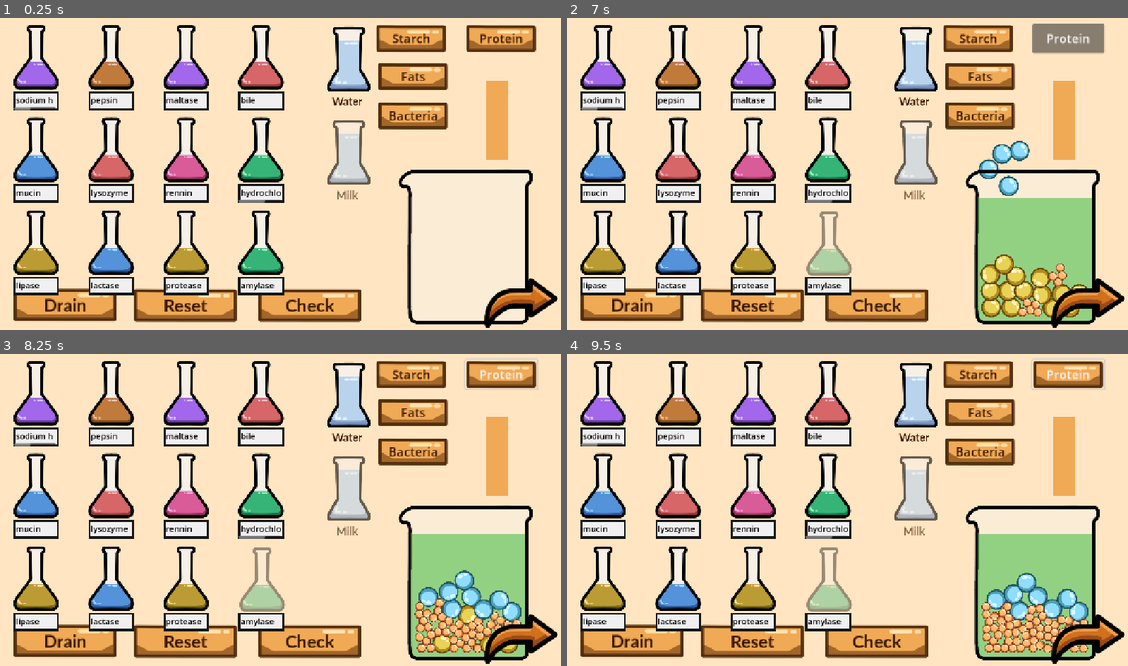
Above: before the commit, frames 1-4 (two rows, left to right).
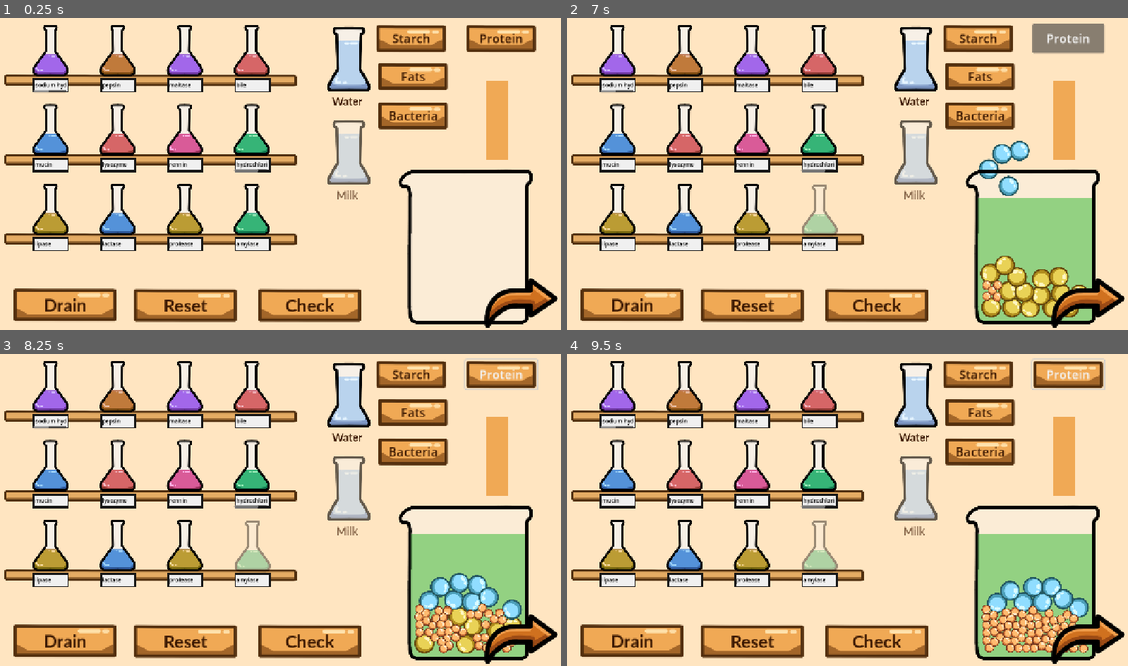
Above: after the commit, the same moments.

Repository: Fae-aof/Digestion-Junction
Game: Godot game, scene res://Digestion Track/track_level.tscn
The game is run twice, just before and just after one commit, with the same random seed, the same clock (stepped at 60 frames per second) and the same inputs. This scene is started directly instead of the project's main scene.
Inputs (mouse positions are in pixels of both pictures, inside the frame that each line leads up to):
- Up to frame 1 (0.25 s): no input
- Up to frame 2 (7 s): click "Drain" at 0.5 s; click (1066, 120) at 1.25 s; click "Starch" at 2 s; tap Enter at 2.75 s; move the mouse to (970, 155) at 2.77 s; hold Right 2.78-3.53 s; tap Alt at 2.85, 4.35, 5.85 s; click (970, 155) at 2.92 s; move the mouse to (735, 186) at 3.52 s; hold Down 3.53-4.28 s; tap Shift at 3.6, 5.1 s; move the mouse to (903, 102) at 4.27 s; hold Right 4.28-5.03 s; move the mouse to (819, 233) at 5.02 s; hold Up 5.03-5.78 s; click (819, 233) at 5.17 s; move the mouse to (1015, 217) at 5.77 s; hold Left 5.78-6.5 s; click "Protein" at 6.5 s
- Up to frame 3 (8.25 s): move the mouse to (106, 460) at 7.27 s; hold Left 7.28-8.03 s; tap Shift at 7.35 s; move the mouse to (308, 506) at 8.02 s; hold Down from 8.03 s (still down); tap Alt at 8.1 s; click (308, 506) at 8.17 s
- Up to frame 4 (9.5 s): move the mouse to (763, 428) at 8.77 s; release Down at 8.78 s; hold Right from 8.78 s (still down); tap Shift at 8.85 s

The runs differ from the first frame. In frame 1, 23% of the frame differs, in the area x 0-53%, y 2-89%; in frame 2, 24%; in frame 3, 26%, in the area x 0-94%, y 2-96%; in frame 4, 26%.

Commit message:
Added shelves, improving digestive track
- Added shelves for flasks to sit on
- Drew lineart for the digestive track
- Changed molecules to smaller ones
- Made collision shape for track

Diff:
--- /dev/null
+++ b/digestion-junction/Digestion Track/Resources/small_mol_list.tres
@@ -0,0 +1,11 @@
+[gd_resource type="Resource" script_class="molecule_List" format=3 uid="uid://boticvbrbrxsk"]
+
+[ext_resource type="PackedScene" uid="uid://d2a7eqi5tg1lh" path="res://Digestion Track/Track Molecule.tscn" id="1_qu28g"]
+[ext_resource type="Script" uid="uid://d1agw78g2qkh1" path="res://Digestion Track/Resources/Molecule List.gd" id="7_w86er"]
+
+[resource]
+script = ExtResource("7_w86er")
+molecule_dict = Dictionary[PackedScene, int]({
+ExtResource("1_qu28g"): 14
+})
+metadata/_custom_type_script = "uid://d1agw78g2qkh1"
--- /dev/null
+++ b/digestion-junction/Digestion Track/Track Molecule.tscn
@@ -0,0 +1,33 @@
+[gd_scene format=3 uid="uid://d2a7eqi5tg1lh"]
+
+[ext_resource type="Texture2D" uid="uid://dj21tvj7oexi1" path="res://Sprites/Molecules/mol_maltose.png" id="1_4x71t"]
+[ext_resource type="Script" uid="uid://dawbk2qxlgih2" path="res://Nutrients/Nutrient.gd" id="1_ttyus"]
+
+[sub_resource type="SpriteFrames" id="SpriteFrames_1vivr"]
+animations = [{
+"frames": [{
+"duration": 1.0,
+"texture": ExtResource("1_4x71t")
+}],
+"loop": 1,
+"name": &"Molecule",
+"speed": 5.0
+}]
+
+[sub_resource type="CircleShape2D" id="CircleShape2D_1vivr"]
+radius = 39.22323
+
+[node name="TrackMolecule" type="RigidBody2D" unique_id=246993542]
+mass = 22.335
+gravity_scale = 0.93
+freeze_mode = 1
+script = ExtResource("1_ttyus")
+
+[node name="AnimatedSprite2D" type="AnimatedSprite2D" parent="." unique_id=644171979]
+scale = Vector2(0.13, 0.13)
+sprite_frames = SubResource("SpriteFrames_1vivr")
+animation = &"Molecule"
+
+[node name="CollisionShape2D" type="CollisionShape2D" parent="." unique_id=501776737]
+scale = Vector2(0.13, 0.13)
+shape = SubResource("CircleShape2D_1vivr")
--- a/digestion-junction/Digestion Track/track.gd
+++ b/digestion-junction/Digestion Track/track.gd
@@ -12,6 +12,7 @@
 var current_ans
 
 func _ready() -> void:
+	position = Vector2(0, 500)
 	barriers = [bar1, bar2]
 	current_ans = answers.pop_front()
 
--- a/digestion-junction/Digestion Track/track.tscn
+++ b/digestion-junction/Digestion Track/track.tscn
@@ -1,74 +1,38 @@
 [gd_scene format=3 uid="uid://fm5xdxl86qsr"]
 
 [ext_resource type="Script" uid="uid://cu3glyhuik1e4" path="res://Digestion Track/track.gd" id="1_8ygy3"]
-[ext_resource type="Texture2D" uid="uid://cxbyfmv3c2u8c" path="res://Milestone 1 Sprites/883408.png" id="1_cg5vd"]
-[ext_resource type="PackedScene" uid="uid://bkcfulmrtllt3" path="res://Solution Making/container.tscn" id="2_8ygy3"]
+[ext_resource type="Texture2D" uid="uid://cjwanqxconiqw" path="res://Sprites/lineart of track.PNG" id="2_cg5vd"]
 
-[node name="Track" type="Node2D" unique_id=1179901484]
+[node name="Track" type="StaticBody2D" unique_id=733336893]
 script = ExtResource("1_8ygy3")
 
-[node name="Funnel" type="StaticBody2D" parent="." unique_id=1876549000]
-position = Vector2(0, 363)
+[node name="LineartOfTrack" type="Sprite2D" parent="." unique_id=258166570]
+scale = Vector2(0.66, 0.66)
+texture = ExtResource("2_cg5vd")
 
-[node name="883408" type="Sprite2D" parent="Funnel" unique_id=1750187022]
-self_modulate = Color(1, 1, 1, 0.65882355)
-scale = Vector2(0.916, 0.916)
-texture = ExtResource("1_cg5vd")
+[node name="Right 1" type="CollisionPolygon2D" parent="." unique_id=1963449894]
+polygon = PackedVector2Array(85, -367, 119, -488, 116, -649, -116, -696, -200, -663, -145, -616, -9, -586, 15, -560, 15, -494, 7, -359, 26, -21, 88, -6, 97, -195)
 
-[node name="CollisionPolygon2D" type="CollisionPolygon2D" parent="Funnel" unique_id=1194339792]
-scale = Vector2(0.916, 0.916)
-polygon = PackedVector2Array(-214, -212.8, -214, -148.3, -176, -100.399994, -176, -98.2, -139, -58.199997, -139, -56.100006, -97, -16.199997, -97, -15.100006, -81.877686, 22.925781, -54, 250.79999, -49, 255.79999, -20.899994, 256, 0.2999878, 247, 2.7000122, 247, 30.700012, 225, 33, 225, 51, 202, 52.200012, 202, 54, 198.5, 76.41919, 30.567688, 94.70001, -15, 96.79999, -15, 135.79999, -54, 136.9, -54, 186.9, -113, 188, -113, 212, -147, 214, -147, 214, -212.7, 188.86475, -198.68994, 180.1311, -133.18774, 116.812256, -58.951965, 55.677002, 19.650635, 31.659424, 191.04803, -33.842773, 230.34937, -61.135376, 8.733643, -192.13977, -150.65503, -192.13977, -194.32315)
+[node name="Left 1" type="CollisionPolygon2D" parent="." unique_id=1514394002]
+polygon = PackedVector2Array(-243, -558, -163, -501, -92, -494, -87, -435, -71, -18, -20, -20, -27, -503, -61, -539, -178, -567, -203, -587)
 
-[node name="Container" parent="." unique_id=1660461192 instance=ExtResource("2_8ygy3")]
-scale = Vector2(1.5875236, 1.1475236)
+[node name="Left 2" type="CollisionPolygon2D" parent="." unique_id=441769106]
+position = Vector2(133, 570)
+polygon = PackedVector2Array(-191, -623, -143, -503, -137, -476, -190, -470, -232, -466, -323, -389, -339, -258, -360, -124, -288, -3, -175, 64, -158, 1, -233, -31, -247, -96, -307, -190, -272, -264, -269, -390, -237, -426, -153, -431, -119, -411, -78, -417, -79, -449, -114, -502, -129, -516, -158, -616)
 
-[node name="CollisionPolygon2D" parent="Container/StaticBody2D" parent_id_path=PackedInt32Array(1660461192, 1005689041) index="0" unique_id=1092906411]
-polygon = PackedVector2Array(108.629074, -110.681175, 97.23441, -116.918, 94.95548, 108.30065, -85.08011, 107.60767, -88.878334, -115.53204, -105.59049, -107.90925, -95.715126, -96.82156, -91.157265, 105.52873, -90.438156, 124.65666, 100.96535, 127.072235, 101.792274, 108.30065, 101.792274, -91.27772)
+[node name="Right 2" type="CollisionPolygon2D" parent="." unique_id=535582447]
+position = Vector2(310, 687)
+polygon = PackedVector2Array(-282, -709, -222, -662, -152, -669, -116, -600, -143, -503, -179, -467, -228, -442, -265, -443, -294, -459, -343, -493, -377, -493, -387, -458, -380, -424, -356, -353, -279, -353, -201, -373, -131, -417, -140, -303, -176, -202, -190, -127, -290, -134, -277, -78, -221, -74, -163, -73, -63, -286, -92, -507, -94, -708, -269, -742)
 
-[node name="Open" type="StaticBody2D" parent="Container" unique_id=927557533]
-visible = false
+[node name="Barriers" type="StaticBody2D" parent="." unique_id=2080775581]
 
-[node name="CollisionPolygon2D" type="CollisionPolygon2D" parent="Container/Open" unique_id=875507701]
-position = Vector2(0, -21.28241)
-scale = Vector2(1.3164063, 1.443042)
-polygon = PackedVector2Array(-83.73901, 105.10724, -88.878334, -115.53204, -105.59049, -107.90925, -95.715126, -96.82156, -91.157265, 105.52873, -85.08011, 113.8445)
+[node name="Barrier 1" type="CollisionPolygon2D" parent="Barriers" unique_id=1947364506]
+polygon = PackedVector2Array(-41, -458, 22, -458, 24, -491, -51, -493)
 
-[node name="CollisionPolygon2D2" type="CollisionPolygon2D" parent="Container/Open" unique_id=1582514043]
-position = Vector2(0, -21.28241)
-scale = Vector2(1.3164063, 1.443042)
-polygon = PackedVector2Array(108.629074, -110.681175, 97.23441, -116.918, 94.95548, 108.30065, 99.51334, 114.537476, 101.792274, 108.30065, 101.792274, -91.27772)
+[node name="Barrier 2" type="CollisionPolygon2D" parent="Barriers" unique_id=189679716]
+position = Vector2(-112, 731)
+polygon = PackedVector2Array(-41, -456, 52, -451, 72, -500, -47, -506)
 
-[node name="Funnel2" type="StaticBody2D" parent="." unique_id=2047977187]
-position = Vector2(0, 1201)
-
-[node name="883408" type="Sprite2D" parent="Funnel2" unique_id=147252697]
-self_modulate = Color(1, 1, 1, 0.65882355)
-scale = Vector2(0.916, 0.916)
-texture = ExtResource("1_cg5vd")
-
-[node name="CollisionPolygon2D" type="CollisionPolygon2D" parent="Funnel2" unique_id=1966747730]
-scale = Vector2(0.916, 0.916)
-polygon = PackedVector2Array(-214, -212.8, -214, -148.3, -176, -100.399994, -176, -98.2, -139, -58.199997, -139, -56.100006, -97, -16.199997, -97, -15.100006, -81.877686, 22.925781, -54, 250.79999, -49, 255.79999, -20.899994, 256, 0.2999878, 247, 2.7000122, 247, 30.700012, 225, 33, 225, 51, 202, 52.200012, 202, 54, 198.5, 76.41919, 30.567688, 94.70001, -15, 96.79999, -15, 135.79999, -54, 136.9, -54, 186.9, -113, 188, -113, 212, -147, 214, -147, 214, -212.7, 188.86475, -198.68994, 180.1311, -133.18774, 116.812256, -58.951965, 55.677002, 19.650635, 31.659424, 191.04803, -33.842773, 230.34937, -61.135376, 8.733643, -192.13977, -150.65503, -192.13977, -194.32315)
-
-[node name="Container2" parent="." unique_id=792122280 instance=ExtResource("2_8ygy3")]
-position = Vector2(0, 838)
-scale = Vector2(1.5875236, 1.1475236)
-
-[node name="CollisionPolygon2D" parent="Container2/StaticBody2D" parent_id_path=PackedInt32Array(792122280, 1005689041) index="0" unique_id=1092906411]
-polygon = PackedVector2Array(108.629074, -110.681175, 97.23441, -116.918, 94.95548, 108.30065, -85.08011, 107.60767, -88.878334, -115.53204, -105.59049, -107.90925, -95.715126, -96.82156, -91.157265, 105.52873, -87.56711, 127.072235, 101.92237, 125.26053, 101.792274, 108.30065, 101.792274, -91.27772)
-
-[node name="Open" type="StaticBody2D" parent="Container2" unique_id=459558860]
-visible = false
-
-[node name="CollisionPolygon2D" type="CollisionPolygon2D" parent="Container2/Open" unique_id=948849636]
-position = Vector2(0, -21.28241)
-scale = Vector2(1.3164063, 1.443042)
-polygon = PackedVector2Array(-83.73901, 105.10724, -88.878334, -115.53204, -105.59049, -107.90925, -95.715126, -96.82156, -91.157265, 105.52873, -85.08011, 113.8445)
-
-[node name="CollisionPolygon2D2" type="CollisionPolygon2D" parent="Container2/Open" unique_id=1395106565]
-position = Vector2(0, -21.28241)
-scale = Vector2(1.3164063, 1.443042)
-polygon = PackedVector2Array(108.629074, -110.681175, 97.23441, -116.918, 94.95548, 108.30065, 99.51334, 114.537476, 101.792274, 108.30065, 101.792274, -91.27772)
-
-[editable path="Container"]
-[editable path="Container2"]
+[node name="Barrier 3" type="CollisionPolygon2D" parent="Barriers" unique_id=1211630617]
+position = Vector2(-14, 1074)
+polygon = PackedVector2Array(-31, -441, 61, -444, 68, -518, -46, -488)
--- a/digestion-junction/Digestion Track/track_level.gd
+++ b/digestion-junction/Digestion Track/track_level.gd
@@ -7,8 +7,8 @@
 @onready var label: RichTextLabel = $"Components List/MarginContainer/RichTextLabel"
 @onready var spawner: Node2D = $Spawner
 @onready var part_label: Label = $"Part Label"
+@onready var track: StaticBody2D = $"Track Spot/Track"
 
-@onready var track: Node2D = $Track
 
 var answers
 var correct = []
@@ -57,18 +57,23 @@
 
 func _on_up_pressed() -> void:
 	var time = 0.4
+	track.constant_linear_velocity.y = 3
 	var tween = create_tween()
 	tween.tween_property(track, "global_position", track.global_position + Vector2(0, 250), time)
 	var tweenS = create_tween()
 	tweenS.tween_property(spawner, "global_position", spawner.global_position + Vector2(0, 250), time)
 	var tweenSo = create_tween()
 	tweenSo.tween_property(solution_marker, "global_position", solution_marker.global_position + Vector2(0, 250), time)
+	track.constant_linear_velocity.y = 0
+
 
 func _on_down_pressed() -> void:
 	var time = 0.4
+	track.constant_linear_velocity.y = -3
 	var tween = create_tween()
 	tween.tween_property(track, "global_position", track.global_position + Vector2(0, -250), time)
 	var tweenS = create_tween()
 	tweenS.tween_property(spawner, "global_position", spawner.global_position + Vector2(0, -250), time)
 	var tweenSo = create_tween()
 	tweenSo.tween_property(solution_marker, "global_position", solution_marker.global_position + Vector2(0, -250), time)
+	track.constant_linear_velocity.y = 0
--- a/digestion-junction/Digestion Track/track_level.tscn
+++ b/digestion-junction/Digestion Track/track_level.tscn
@@ -7,8 +7,9 @@
 [ext_resource type="PackedScene" uid="uid://fm5xdxl86qsr" path="res://Digestion Track/track.tscn" id="5_x4dda"]
 [ext_resource type="PackedScene" uid="uid://co71wxdgxlkv" path="res://Spawner/spawner.tscn" id="6_44aes"]
 [ext_resource type="Script" uid="uid://chscomoh11xkm" path="res://Digestion Track/track_spawner.gd" id="7_44aes"]
-[ext_resource type="Resource" uid="uid://c0fi0s4rej8pk" path="res://Digestion Track/Resources/track_molecules.tres" id="8_nf48s"]
+[ext_resource type="Resource" uid="uid://boticvbrbrxsk" path="res://Digestion Track/Resources/small_mol_list.tres" id="8_x4dda"]
 [ext_resource type="StyleBox" uid="uid://dxe7ss00688x1" path="res://Styleboxes/Button Orange.tres" id="9_bjocj"]
+[ext_resource type="PackedScene" uid="uid://d2a7eqi5tg1lh" path="res://Digestion Track/Track Molecule.tscn" id="9_hoved"]
 
 [sub_resource type="StyleBoxFlat" id="StyleBoxFlat_1vivr"]
 bg_color = Color(1, 0.8980392, 0.75686276, 1)
@@ -68,16 +69,22 @@
 position = Vector2(1898.9999, 448)
 scale = Vector2(1.5875236, 1.5875236)
 
-[node name="Track" parent="." unique_id=1179901484 instance=ExtResource("5_x4dda")]
+[node name="Spawner" parent="." unique_id=261790585 instance=ExtResource("6_44aes")]
+position = Vector2(1732, 185)
+script = ExtResource("7_44aes")
+molecule_list = ExtResource("8_x4dda")
+small_mol = ExtResource("9_hoved")
+num = 13
+
+[node name="Bottom_Right" parent="Spawner" index="1" unique_id=41511551]
+position = Vector2(19, 9)
+
+[node name="Track Spot" type="Node2D" parent="." unique_id=14424720]
 position = Vector2(1896, 287)
 
-[node name="Spawner" parent="." unique_id=261790585 instance=ExtResource("6_44aes")]
-position = Vector2(1886, 50)
-script = ExtResource("7_44aes")
-molecule_list = ExtResource("8_nf48s")
-
-[node name="Bottom_Right" parent="Spawner" index="1" unique_id=41511551]
-position = Vector2(157, 23)
+[node name="Track" parent="Track Spot" unique_id=1179901484 instance=ExtResource("5_x4dda")]
+position = Vector2(0, 498)
+constant_linear_velocity = Vector2(0, 1.59)
 
 [node name="Components List" type="Panel" parent="." unique_id=2067161380]
 anchors_preset = 1
--- a/digestion-junction/Digestion Track/track_spawner.gd
+++ b/digestion-junction/Digestion Track/track_spawner.gd
@@ -3,6 +3,8 @@
 @onready var top_left: Marker2D = $Top_Left
 @onready var bottom_right: Marker2D = $Bottom_Right
 @export var molecule_list : molecule_List
+@export var small_mol : PackedScene
+@export var num : int
 var nutrient_scene
 var x
 var y
@@ -10,32 +12,56 @@
 var dict
 
 var time = 0
-
-# Called when the node enters the scene tree for the first time.
 func _ready() -> void:
 	x = bottom_right.position.x
 	y = bottom_right.position.y
 	bottom_right.queue_free()
 	top_left.queue_free()
-	dict = molecule_list.molecule_dict
-	for i in dict:
-		for h in dict[i]:
-			var nutrient = i.instantiate()
-			nutrient.global_position = Vector2(randf_range(-x, x), randf_range(-y, y))
-			nutrient.min_time += 15
-			nutrient.max_time += 25
-			add_child(nutrient)
+	for i in num:
+		var nutrient = small_mol.instantiate()
+		nutrient.global_position = Vector2(randf_range(-x, x), randf_range(-y, y))
+		nutrient.min_time += 15
+		nutrient.max_time += 25
+		add_child(nutrient)
 
 
 func _process(delta: float) -> void:
 	time += delta
 	if time > 5:
-		for i in 3:
-			var slot = randi_range(0, 4)
-			for h in randi_range(0, dict.values()[slot]):
-				var nutrient = dict.keys()[slot].instantiate()
-				nutrient.global_position = Vector2(randf_range(-x, x), randf_range(-y, y))
-				nutrient.min_time += 15
-				nutrient.max_time += 25
-				add_child(nutrient)
+		for i in num:
+			var nutrient = small_mol.instantiate()
+			nutrient.global_position = Vector2(randf_range(-x, x), randf_range(-y, y))
+			nutrient.min_time += 15
+			nutrient.max_time += 25
+			add_child(nutrient)
 		time = 0
+
+
+# Called when the node enters the scene tree for the first time.
+#func _ready() -> void:
+	#x = bottom_right.position.x
+	#y = bottom_right.position.y
+	#bottom_right.queue_free()
+	#top_left.queue_free()
+	#dict = molecule_list.molecule_dict
+	#for i in dict:
+		#for h in dict[i]:
+			#var nutrient = i.instantiate()
+			#nutrient.global_position = Vector2(randf_range(-x, x), randf_range(-y, y))
+			#nutrient.min_time += 15
+			#nutrient.max_time += 25
+			#add_child(nutrient)
+#
+#
+#func _process(delta: float) -> void:
+	#time += delta
+	#if time > 5:
+		#for i in 3:
+			#var slot = randi_range(0, 4)
+			#for h in randi_range(0, dict.values()[slot]):
+				#var nutrient = dict.keys()[slot].instantiate()
+				#nutrient.global_position = Vector2(randf_range(-x, x), randf_range(-y, y))
+				#nutrient.min_time += 15
+				#nutrient.max_time += 25
+				#add_child(nutrient)
+		#time = 0
--- a/digestion-junction/Solution Making/flask.tscn
+++ b/digestion-junction/Solution Making/flask.tscn
@@ -20,7 +20,7 @@
 layout_mode = 1
 offset_right = 188.0
 offset_bottom = 256.0
-scale = Vector2(0.595, 0.595)
+scale = Vector2(0.475, 0.475)
 theme_override_font_sizes/font_size = 31
 theme_override_styles/normal = SubResource("StyleBoxFlat_xwkdq")
 icon = ExtResource("2_afk7r")
@@ -32,14 +32,14 @@
 anchor_top = 0.5
 anchor_bottom = 0.5
 offset_left = 4.62037
-offset_top = 153.6273
-offset_right = 135.03325
-offset_bottom = 207.84387
+offset_top = 123.5949
+offset_right = 108.65761
+offset_bottom = 166.08896
 grow_vertical = 2
 scale = Vector2(0.7882905, 0.7882905)
 theme_override_colors/search_result_color = Color(0, 0, 0, 1)
 theme_override_colors/font_color = Color(0, 0, 0, 1)
-theme_override_font_sizes/font_size = 24
+theme_override_font_sizes/font_size = 16
 theme_override_styles/normal = ExtResource("3_afk7r")
 
 [node name="Check" type="Sprite2D" parent="." unique_id=473963715]
--- a/digestion-junction/Solution Making/solution_maker.tscn
+++ b/digestion-junction/Solution Making/solution_maker.tscn
@@ -11,6 +11,7 @@
 [ext_resource type="Texture2D" uid="uid://boo3g884e32rl" path="res://Sprites/beaker empty.png" id="8_gw4ai"]
 [ext_resource type="Gradient" uid="uid://dyd8mll2054le" path="res://Solution Making/pH Gradient.tres" id="8_hxh3l"]
 [ext_resource type="Texture2D" uid="uid://rdtyvlh05msu" path="res://Sprites/water.png" id="9_gw4ai"]
+[ext_resource type="Texture2D" uid="uid://wvf2fdd0pdlu" path="res://Sprites/shelf.png" id="10_gkymh"]
 
 [sub_resource type="StyleBoxFlat" id="StyleBoxFlat_1vivr"]
 bg_color = Color(1, 0.8980392, 0.75686276, 1)
@@ -186,13 +187,28 @@
 text = "Complete
 Level"
 
+[node name="Shelf" type="Sprite2D" parent="." unique_id=497864510]
+position = Vector2(350, 157)
+scale = Vector2(0.67, 0.67)
+texture = ExtResource("10_gkymh")
+
+[node name="Shelf2" type="Sprite2D" parent="." unique_id=999399932]
+position = Vector2(350, 337)
+scale = Vector2(0.67, 0.67)
+texture = ExtResource("10_gkymh")
+
+[node name="Shelf3" type="Sprite2D" parent="." unique_id=1478362030]
+position = Vector2(350, 517)
+scale = Vector2(0.67, 0.67)
+texture = ExtResource("10_gkymh")
+
 [node name="Flasks" type="GridContainer" parent="." unique_id=396196593]
-offset_left = 34.0
+offset_left = 78.0
 offset_top = 25.0
-offset_right = 670.0
+offset_right = 634.0
 offset_bottom = 429.0
-theme_override_constants/h_separation = 170
-theme_override_constants/v_separation = 210
+theme_override_constants/h_separation = 152
+theme_override_constants/v_separation = 180
 columns = 4
 
 [node name="BeakerEmpty" type="Sprite2D" parent="." unique_id=710304786]
Binary file added: digestion-junction/Sprites/lineart of track.PNG
Not shown, added: digestion-junction/Sprites/lineart of track.PNG.import
Binary file added: digestion-junction/Sprites/shelf.png
Not shown, added: digestion-junction/Sprites/shelf.png.import
